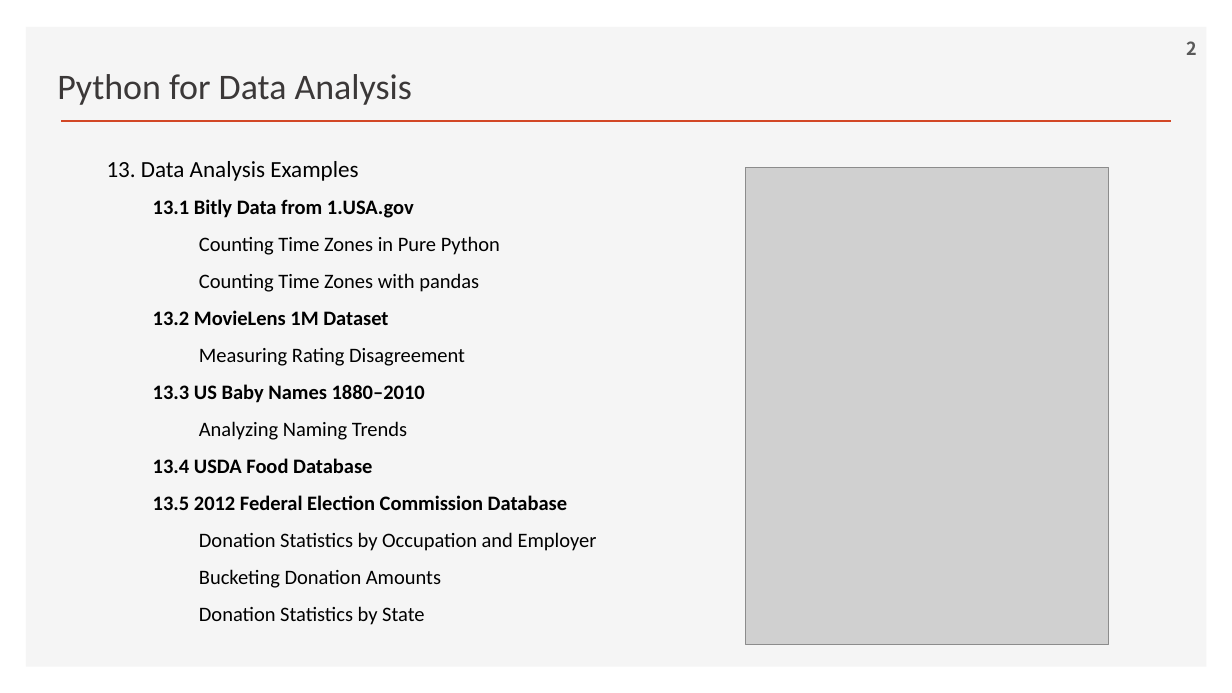
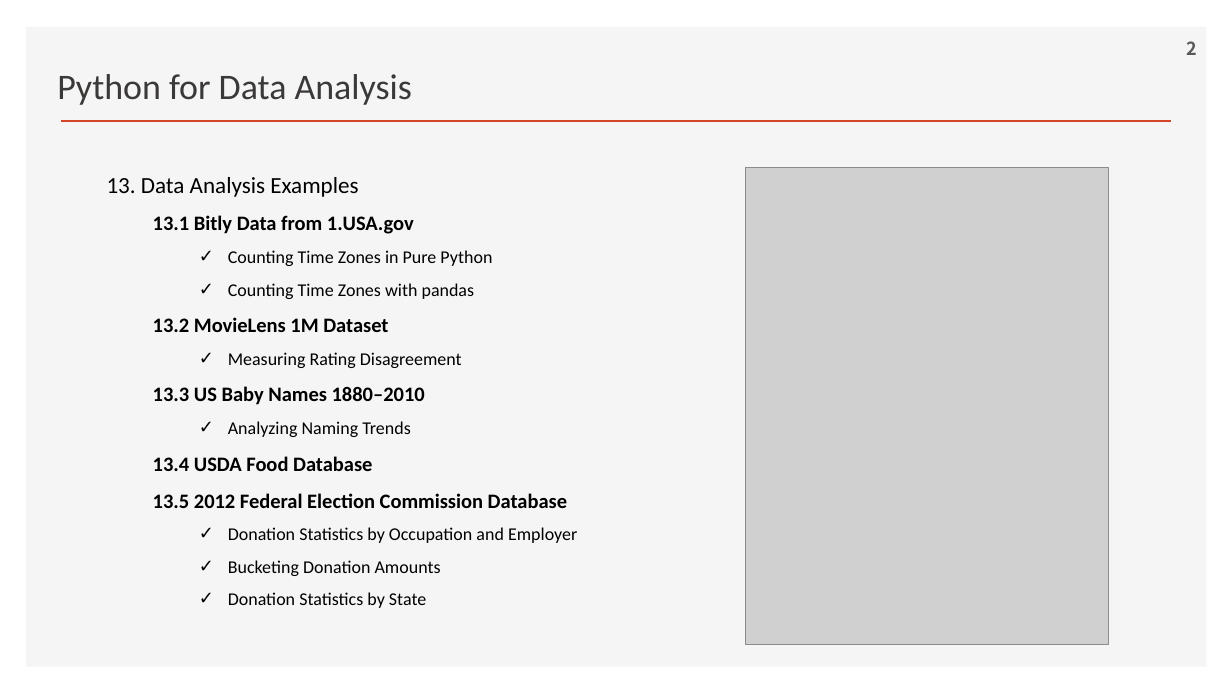
Before and after one commit to ancestor9/2026_Fall_Application-Deployment, a slide deck: slide 2 of 20261106/python for data analysis.pptx. Drawn at 1232x693 pixels with LibreOffice and Linux fonts; fonts in the diff are those of the drawing; grey boxes stand for pictures; background and template pictures are left out. Boxes give left, top, right and bottom in pixels: in the first picture for what was removed or moved away, otherwise in the second. Text is boxed around its words. In the diff, an @@ line names an element or a change of style, - is before the commit and + after.

```diff
--- a/20261106/python for data analysis.pptx
+++ b/20261106/python for data analysis.pptx
@@ text "13. Data Analysis Examples": place and size @@
-text "13. Data Analysis Examples" at [107,161,597,625]
+text "13. Data Analysis Examples" at [107,177,577,608]
@@ text at [228,250,577,608]: size 16 to 14 pt in "Counting Time Zones in Pure Python", "Counting Time Zones with pandas", "Measuring Rating Disagreement", "Analyzing Naming Trends" and 3 more places; bullet none to ✓ @@
```
Also in this commit, not shown: 1 other slide changed, 12 slides added.
